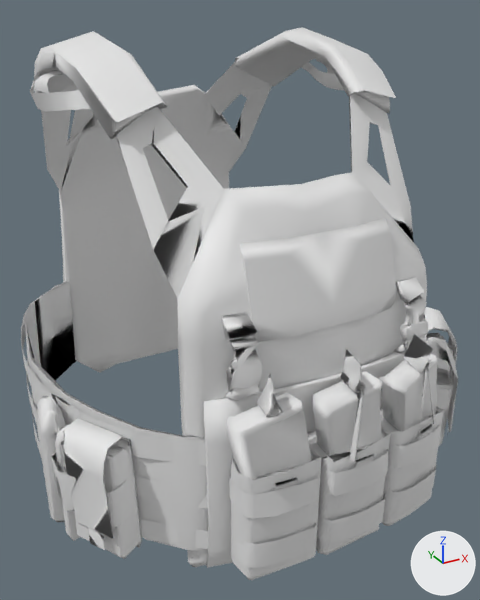
Two versions of the glTF model public/models/gear/vest_military.glb, one commit apart.
The view is the same before and after, from a camera (50 mm lens) standing at (-0.547, -1.037, 0.446) and looking at (0.024, 0.0, -0.073). The axes (+X, +Y, +Z) are drawn at lower right. The lights are the same throughout. The older version comes first. Vertices at exactly the same position are counted once.

The first picture shows 'vest_military'.
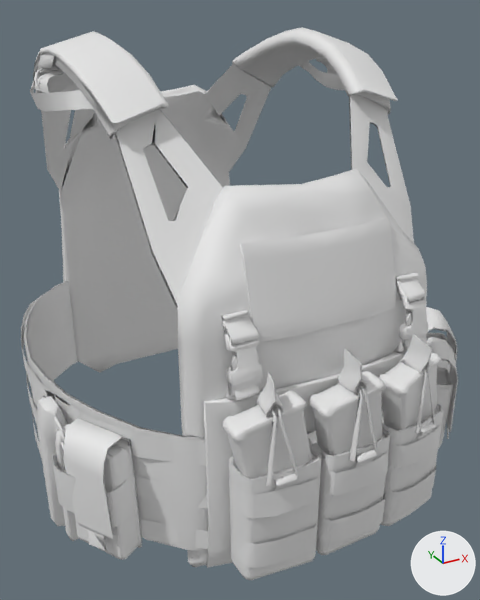
The newer file is also turned or shifted as a whole; pictures and numbers use the older file's frame.

The change, as JSON lines over the scene's bpy script:
```json
{"block": "me_vest_military", "where": "# used by ob_vest_military; location = (0.0, 0.0, 0.0)"}
{"op": "remove", "block": "me_vest_military", "code": "me_vest_military.from_pydata(...)  # 1586 vertices, 2460 faces; spans x -0.401..0.431, y -0.427..0.529, z -0.385..0.413"}
{"op": "add", "block": "me_vest_military", "code": "me_vest_military.from_pydata(...)  # 2670 vertices, 4645 faces; spans x -0.401..0.431, y -0.433..0.529, z -0.385..0.413"}
{"block": "me_vest_military", "change": "me_vest_military part 1: a new loose piece of 24 vertices spanning x -0.16..-0.135, y -0.412..-0.338, z -0.16..-0.048"}
{"block": "me_vest_military", "change": "me_vest_military part 2: a new loose piece of 15 vertices spanning x -0.299..-0.267, y 0.084..0.114, z 0.331..0.358"}
{"block": "me_vest_military", "change": "me_vest_military part 3: 1030 vertices added at x -0.399..0.43, y -0.433..0.526, z -0.385..0.406"}
{"block": "me_vest_military", "change": "other edits to the shape of me_vest_military do not show in these pictures"}
```

What differs and where, as boxes [x1, y1, x2, y2] in the pictures (480 x 600 px):
```json
{"part": 1, "of": "me_vest_military", "change": "added", "after": [256, 403, 277, 486]}
{"part": 2, "of": "me_vest_military", "change": "added", "after": [34, 68, 49, 87]}
{"part": 3, "of": "me_vest_military", "change": "added", "after": [24, 27, 458, 580]}
```
